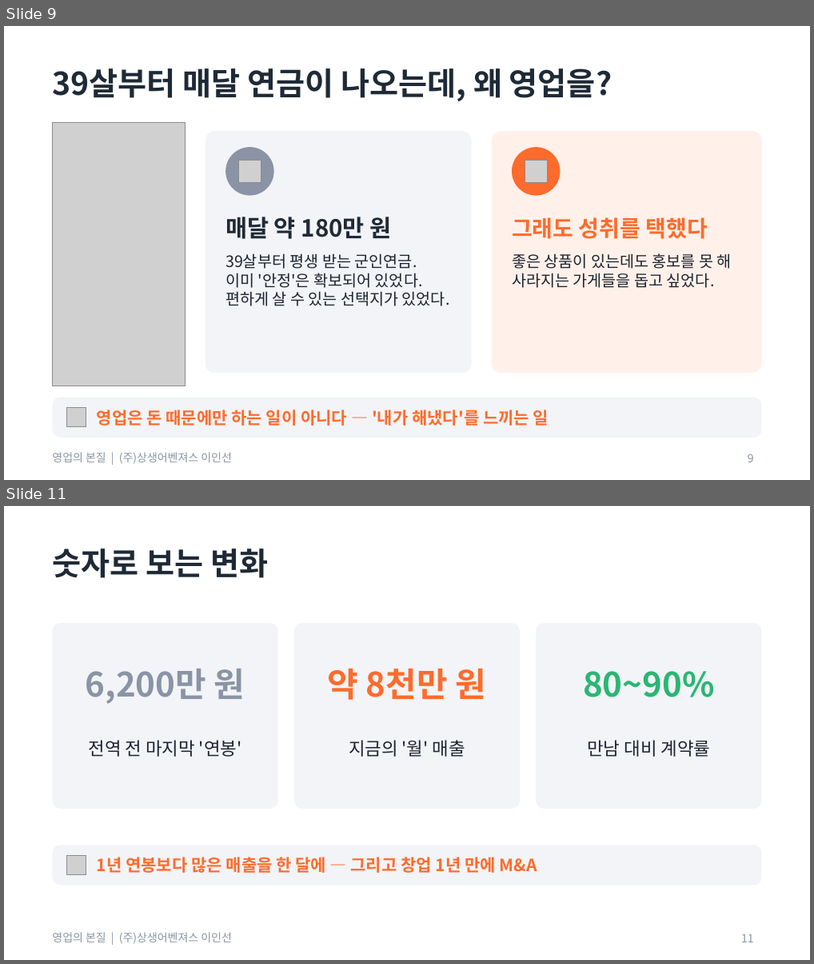
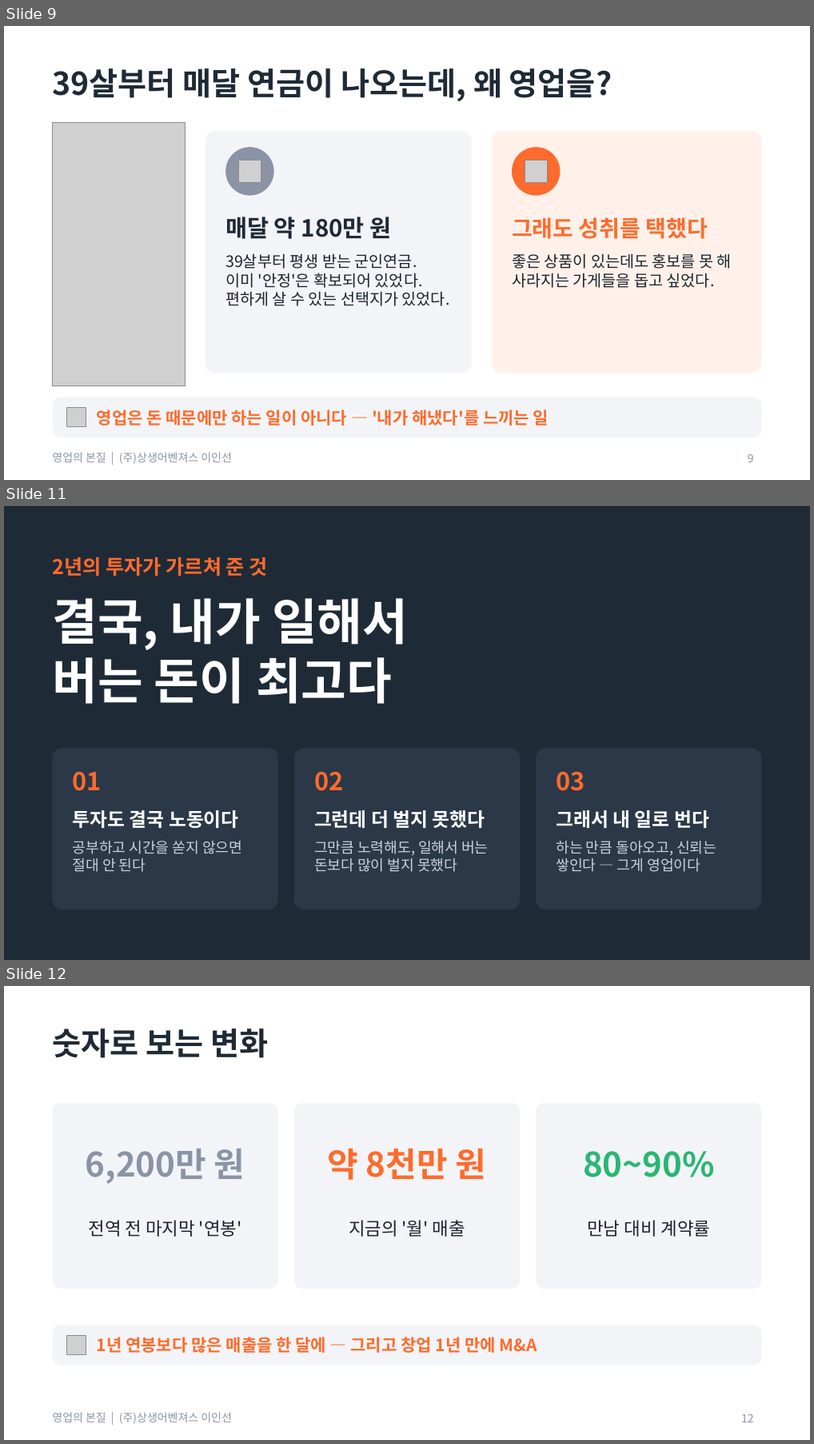
Before and after one commit to aspirinx79-crypto/cmo, a slide deck: docs/sales/영업의_본질_교육자료.pptx. Shown one above the other, each under a label of ours: slides 9 and 11 before the commit, slides 9, 11 and 12 after it; the slides between them are not shown. The pictures are 814x964 and 814x1444 pixels, drawn with LibreOffice and Linux fonts; fonts in the diff are those of the drawing; grey boxes stand for pictures. Boxes give left, top, right and bottom in pixels: in the first picture for what was removed or moved away, otherwise in the second. Text is boxed around its words. In the diff, an @@ line names an element or a change of style, - is before the commit and + after.

```diff
--- a/docs/sales/영업의_본질_교육자료.pptx
+++ b/docs/sales/영업의_본질_교육자료.pptx
@@ slide 11 added at [4, 506, 810, 960], background #1F2A37 @@
@@ text added at [52, 557, 268, 576], 18 pt, text #FF6B2C, bold @@
+2년의 투자가 가르쳐 준 것
@@ text added at [52, 598, 408, 704], 44 pt, text #FFFFFF, bold @@
+결국, 내가 일해서
+버는 돈이 최고다
@@ rounded rectangle added at [52, 748, 278, 909], fill #2B3848 @@
@@ rounded rectangle added at [294, 748, 520, 909], fill #2B3848 @@
@@ rounded rectangle added at [536, 748, 762, 909], fill #2B3848 @@
@@ text added at [73, 772, 102, 791], 22 pt, text #FF6B2C, bold @@
+01
@@ text added at [314, 772, 343, 791], 22 pt, text #FF6B2C, bold @@
+02
@@ text added at [556, 772, 585, 791], 22 pt, text #FF6B2C, bold @@
+03
@@ text added at [73, 810, 239, 828], 17 pt, text #FFFFFF, bold @@
+투자도 결국 노동이다
@@ text added at [314, 810, 486, 828], 17 pt, text #FFFFFF, bold @@
+그런데 더 벌지 못했다
@@ text added at [556, 810, 710, 828], 17 pt, text #FFFFFF, bold @@
+그래서 내 일로 번다
@@ text added at [73, 840, 242, 872], 13 pt, text #C9D1DC @@
+공부하고 시간을 쏟지 않으면 절대 안 된다
@@ text added at [314, 840, 488, 872], 13 pt, text #C9D1DC @@
+그만큼 노력해도, 일해서 버는 돈보다 많이 벌지 못했다
@@ text added at [556, 840, 717, 872], 13 pt, text #C9D1DC @@
+하는 만큼 돌아오고, 신뢰는 쌓인다 — 그게 영업이다
@@ what was slide 11 is now slide 12 @@
@@ page number at [742, 1413, 754, 1422]: text changed @@
-11
+12
```
Also in this commit, not shown: 1 slide changed, 1 other slide added, 1 slide removed, 2 other files.
